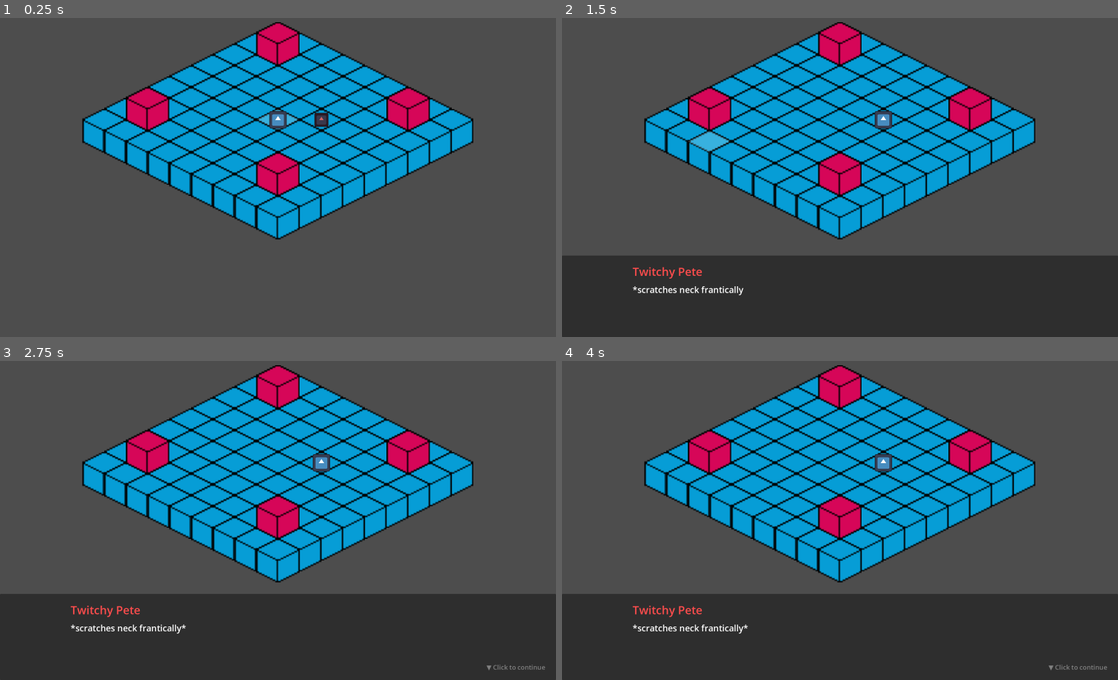
Above: before the commit, frames 1-4 (two rows, left to right).
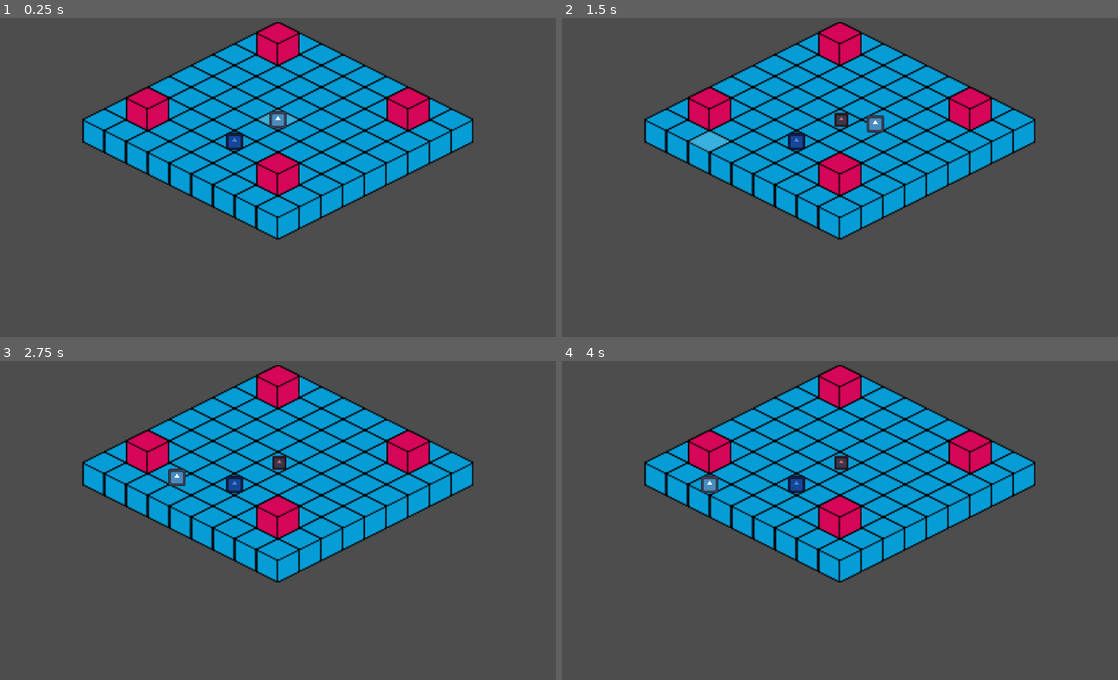
Above: after the commit, the same moments.

Repository: noshawn/hell_nightclub
Game: Godot game, scene res://scenes/main.tscn
Two runs of this game, one before a commit and one after it. Both use one fixed random seed, a clock stepped at 60 frames per second and the inputs below. The engine's default icon, where the game draws it, is replaced by a stand-in: a white triangle on a blue panel in a dark square.
Inputs (mouse positions are in pixels of both pictures, inside the frame that each line leads up to):
- Up to frame 1 (0.25 s): no input
- Up to frame 2 (1.5 s): tap Enter at 0.5 s; move the mouse to (884, 120) at 0.52 s; click (884, 120) at 0.67 s; tap Space at 0.77 s; move the mouse to (728, 142) at 1.27 s; click (728, 142) at 1.42 s
- Up to frame 3 (2.75 s): tap Space at 1.52 s; tap Enter at 2 s; move the mouse to (333, 367) at 2.02 s; click (333, 367) at 2.17 s
- Up to frame 4 (4 s): tap Enter at 2.75, 3.5 s; move the mouse to (812, 549) at 2.77 s; click (812, 549) at 2.92 s; tap Space at 3.02, 3.77 s; move the mouse to (1006, 526) at 3.52 s; click (1006, 526) at 3.67 s

The runs differ from the first frame. In frame 1, 0.3% of the frame differs, in the area x 40-60%, y 29-42%; in frame 2, 26%; in frame 3, 27%, in the area x 0-100%, y 29-100%; in frame 4, 27%.

Commit message:
test add new character

Diff:
--- /dev/null
+++ b/dialogues/bouncer.json
@@ -0,0 +1,76 @@
+{
+  "npc_id": "bouncer",
+  "npc_name": "Bouncer",
+
+  "first_meeting": [
+    {"speaker": "Bouncer", "text": "請問你有使用電子煙嗎？"},
+    {
+      "speaker": "You",
+      "text": "",
+      "choices": [
+        {"text": "沒有", "next_dialogue_key": "no_vape"},
+        {"text": "有", "next_dialogue_key": "yes_vape"}
+      ]
+    }
+  ],
+
+  "no_vape": [
+    {"speaker": "Bouncer", "text": "噢不。"},
+    {"speaker": "Bouncer", "text": "那更好了，我有紙菸。"},
+    {
+      "speaker": "You",
+      "text": "",
+      "choices": [
+        {"text": "[點菸]", "action": "light_cigarette"},
+        {"text": "等一下再說"}
+      ]
+    }
+  ],
+
+  "yes_vape": [
+    {"speaker": "Bouncer", "text": "..."},
+    {"speaker": "Bouncer", "text": "電子煙不算。這裡是地獄夜總會，我們只抽真的。"},
+    {
+      "speaker": "You",
+      "text": "",
+      "choices": [
+        {"text": "[點菸]", "action": "light_cigarette"},
+        {"text": "好吧..."}
+      ]
+    }
+  ],
+
+  "return_no_cigarette": [
+    {"speaker": "Bouncer", "text": "還在等那根菸..."},
+    {
+      "speaker": "You",
+      "text": "",
+      "choices": [
+        {"text": "[點菸]", "action": "light_cigarette"},
+        {"text": "再等等"}
+      ]
+    }
+  ],
+
+  "after_cigarette": [
+    {"speaker": "Bouncer", "text": "*深深吸了一口*"},
+    {"speaker": "Bouncer", "text": "不錯。你可以下去B1了。"},
+    {"speaker": "Bouncer", "text": "小心點，下面的人比我還渴。"}
+  ],
+
+  "after_cigarette_return": [
+    {"speaker": "Bouncer", "text": "*吐出煙圈*"},
+    {"speaker": "Bouncer", "text": "B1的樓梯在那邊。去吧。"}
+  ],
+
+  "burned": [
+    {"speaker": "Bouncer", "text": "！！！"},
+    {"speaker": "Bouncer", "text": "*捂著臉* 你他媽的在幹嘛？！"},
+    {"speaker": "Bouncer", "text": "滾。B1你別想進去了。"}
+  ],
+
+  "burned_return": [
+    {"speaker": "Bouncer", "text": "*怒視* 離我遠點。"},
+    {"speaker": "Bouncer", "text": "燒傷的臉不會忘記是誰幹的。"}
+  ]
+}
--- a/scenes/main.tscn
+++ b/scenes/main.tscn
@@ -6,6 +6,7 @@
 [ext_resource type="PackedScene" path="res://scenes/dialogue_manager.tscn" id="4_dialogue"]
 [ext_resource type="PackedScene" path="res://scenes/npc_twitchy_pete.tscn" id="5_npc"]
 [ext_resource type="PackedScene" path="res://scenes/lighter_minigame.tscn" id="6_lighter"]
+[ext_resource type="PackedScene" path="res://scenes/npc_bouncer.tscn" id="7_bouncer"]
 
 [node name="main" type="Node2D"]
 script = ExtResource("1_3lgf1")
@@ -18,7 +19,10 @@
 scale = Vector2(0.1, 0.1)
 
 [node name="TwitchyPete" parent="TileMaps" instance=ExtResource("5_npc")]
-position = Vector2(32, 0)
+position = Vector2(1, 0)
+
+[node name="Bouncer" parent="TileMaps" instance=ExtResource("7_bouncer")]
+position = Vector2(-32, 16)
 
 [node name="Camera2D" type="Camera2D" parent="TileMaps"]
 zoom = Vector2(5, 5)
--- /dev/null
+++ b/scenes/npc_bouncer.tscn
@@ -0,0 +1,20 @@
+[gd_scene load_steps=4 format=3 uid="uid://npc_bouncer"]
+
+[ext_resource type="Script" path="res://scripts/bouncer_npc.gd" id="1_bouncer"]
+[ext_resource type="Texture2D" uid="uid://cb2rbd5nykaxi" path="res://icon.svg" id="2_icon"]
+
+[sub_resource type="CircleShape2D" id="CircleShape2D_bouncer"]
+radius = 8.0
+
+[node name="Bouncer" type="Area2D"]
+script = ExtResource("1_bouncer")
+npc_name = "Bouncer"
+dialogue_file = "res://dialogues/bouncer.json"
+
+[node name="Sprite2D" type="Sprite2D" parent="."]
+modulate = Color(0.3, 0.5, 0.8, 1)
+scale = Vector2(0.1, 0.1)
+texture = ExtResource("2_icon")
+
+[node name="CollisionShape2D" type="CollisionShape2D" parent="."]
+shape = SubResource("CircleShape2D_bouncer")
--- /dev/null
+++ b/scripts/bouncer_npc.gd
@@ -0,0 +1,32 @@
+class_name BouncerNPC
+extends NPC
+
+func _ready() -> void:
+	super._ready()
+
+func get_dialogue() -> Array:
+	if is_burned:
+		return get_dialogue_branch("burned_return")
+
+	if not has_cigarette:
+		if talked_count == 0:
+			talked_count += 1
+			return get_dialogue_branch("first_meeting")
+		else:
+			return get_dialogue_branch("return_no_cigarette")
+	else:
+		if talked_count == 1:
+			talked_count += 1
+			return get_dialogue_branch("after_cigarette")
+		else:
+			return get_dialogue_branch("after_cigarette_return")
+
+func light_cigarette() -> void:
+	super.light_cigarette()
+	talked_count += 1
+
+func on_burned() -> void:
+	super.on_burned()
+	var sprite = get_node_or_null("Sprite2D")
+	if sprite:
+		sprite.modulate = Color(0.3, 0.3, 0.3, 1)
Not shown: 1 places in scenes/main.tscn that only renumber resources
Not shown, added: scripts/bouncer_npc.gd.uid
Not shown, added: scripts/floor_manager.gd.uid
Not shown, added: scripts/stairs.gd.uid
Not shown, changed: .gitignore
